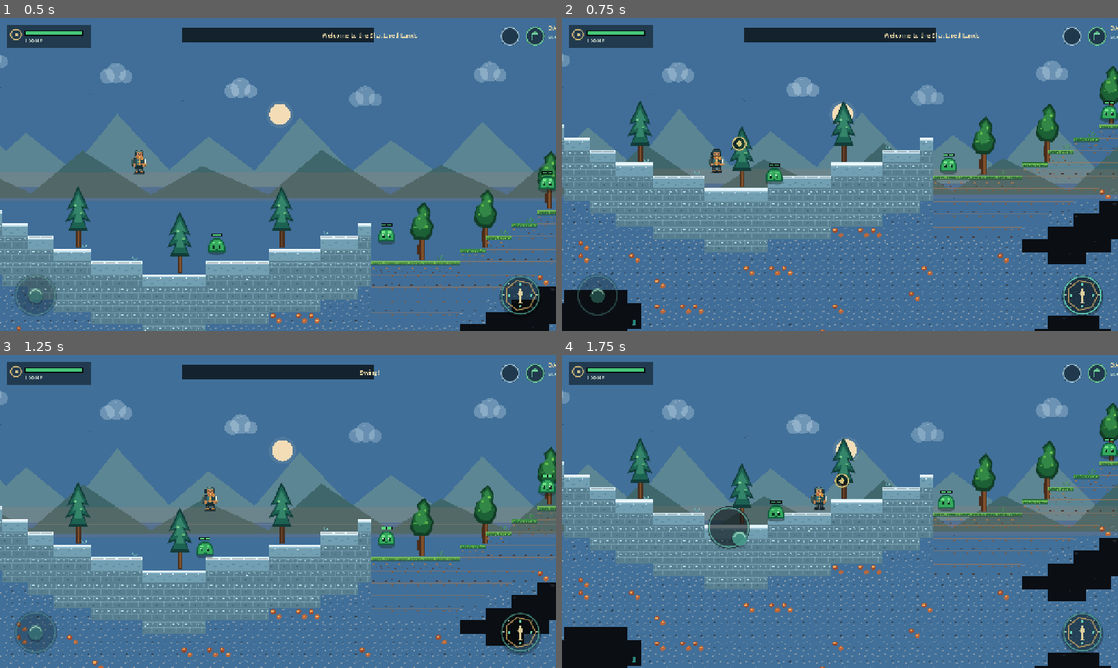
Above: before the commit, frames 1-4 (two rows, left to right).
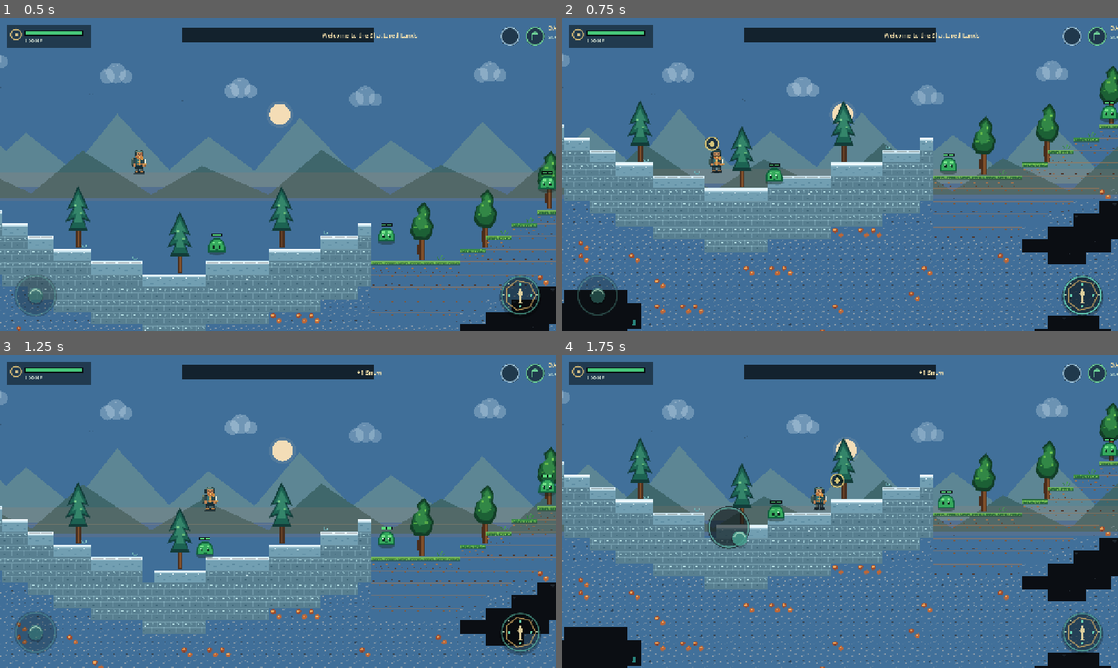
Above: after the commit, the same moments.

Repository: filesgloom-png/DEEPWILD-Shattered-Lands
Game: Godot game, scene res://scenes/main.tscn
Two runs of this game, one before a commit and one after it. Both use one fixed random seed, a clock stepped at 60 frames per second and the inputs below.
Inputs (mouse positions are in pixels of both pictures, inside the frame that each line leads up to):
- Up to frame 1 (0.5 s): no input
- Up to frame 2 (0.75 s): tap Enter (ui_accept) at 0.5 s; move the mouse to (962, 158) at 0.52 s; hold Right (ui_right) from 0.53 s (still down); hold E from 0.53 s (still down); click (962, 158) at 0.67 s
- Up to frame 3 (1.25 s): keep holding Right (ui_right); keep holding E; tap Enter (ui_accept) at 0.77 s
- Up to frame 4 (1.75 s): release Right (ui_right) at 1.25 s; release E at 1.25 s; drag from (728, 527) to (812, 574) at 1.27 s

Frame 1 is identical in both runs. In frame 2, 0.2% of the frame differs, in the area x 25-34%, y 38-43%; in frame 3, 0.1%; in frame 4, 1.8%, in the area x 25-69%, y 3-59%.

Commit message:
Constrain rune gestures and align contextual rune with camera zoom

Diff:
--- a/scripts/main.gd
+++ b/scripts/main.gd
@@ -574,12 +574,20 @@
 	var size := get_viewport_rect().size
 	if pos.distance_to(_menu_button_center(size, 0)) < 27.0:
 		active_panel = "inventory"
+		queue_redraw()
 		return
 	if pos.distance_to(_menu_button_center(size, 1)) < 27.0:
 		active_panel = "craft"
-		return
-	if context_action != "" and pos.distance_to(_context_rune_position()) < 38.0:
+		queue_redraw()
+		return
+	if context_action != "" and pos.distance_to(_context_rune_position()) < 25.0:
 		_perform_context_action()
+		_flash_control(context_action)
+		return
+	# Only touches beginning on the visible main rune can start an action gesture.
+	# This keeps ordinary right-side screen drags from accidentally attacking or jumping.
+	var main_rune := _main_button_center(size, 1)
+	if pos.distance_to(main_rune) > 54.0:
 		return
 	action_touch_id = touch_id
 	action_touch_origin = pos
@@ -671,7 +679,10 @@
 	return Vector2(size.x - 48.0 - float(index) * 58.0, 42.0)
 
 func _context_rune_position() -> Vector2:
-	return Vector2(player.x - camera_offset.x + float(facing) * 43.0 * CAMERA_ZOOM, player.y - camera_offset.y - 58.0 * CAMERA_ZOOM)
+	var size := get_viewport_rect().size
+	var zoom_origin := size * (0.5 - CAMERA_ZOOM * 0.5)
+	var player_screen := zoom_origin + (player - camera_offset) * CAMERA_ZOOM
+	return player_screen + Vector2(float(facing) * 43.0 * CAMERA_ZOOM, -58.0 * CAMERA_ZOOM)
 
 func _update_joystick_axis() -> void:
 	var delta := joystick_current.x - joystick_origin.x
